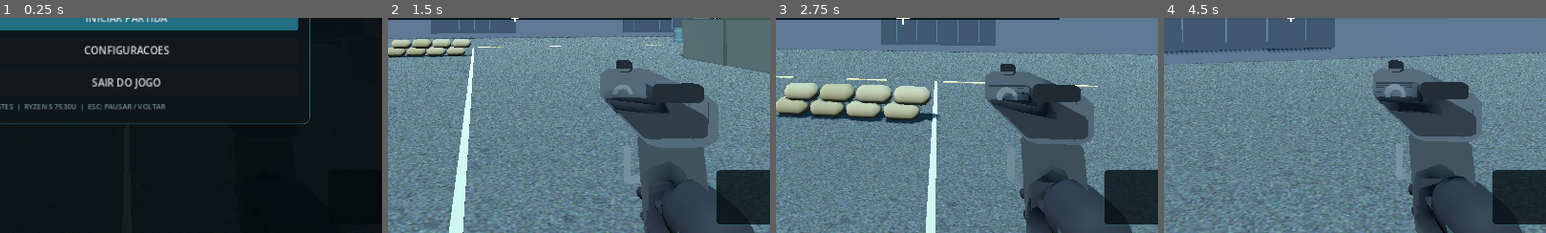
Above: before the commit, frames 1-4 (left to right).
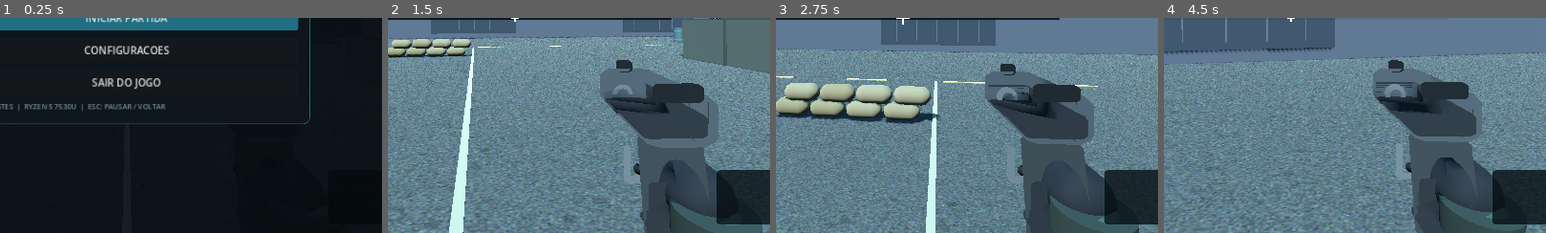
Above: after the commit, the same moments.

Repository: TPollTech/Frontline-Survival
Game: Godot game, scene res://scenes/main.tscn
The game is run twice, just before and just after one commit, with the same random seed, the same clock (stepped at 60 frames per second) and the same inputs.
Inputs (mouse positions are % of the whole screen's width and height, from its top left):
- Up to frame 1 (0.25 s): no input
- Up to frame 2 (1.5 s): click "INICIAR PARTIDA" at 0.5 s; tap Enter at 1.25, 1.35 s; move the mouse to (55, 50) at 1.27 s; hold W from 1.28 s (still down); click (55, 50) at 1.42 s
- Up to frame 3 (2.75 s): keep holding W; tap Space at 1.52, 2.27 s; move the mouse to (45, 50) at 2.02 s; tap Keypad Enter at 2.1 s
- Up to frame 4 (4.5 s): keep holding W; move the mouse to (52, 48) at 2.77 s; tap F at 2.85 s; move the mouse to (49, 52) at 3.52 s; tap 1 at 3.6 s; click (49, 52) at 3.67 s; tap Space at 3.77 s; move the mouse to (57, 51) at 4.27 s; tap 5 at 4.35 s
The pictures show only the part of the screen within x 33-83%, y 50-100%; the shares and areas given below are measured in that part.

The runs differ from the first frame. In frame 2, 1.2% of the frame differs, in the area x 64-98%, y 66-100%; in frame 3, 1.6%; in frame 4, 2.1%, in the area x 63-96%, y 64-100%.

Commit message:
feat(0.9): reposicionar armas e maos em primeira pessoa sem clipagem

Diff:
--- a/scripts/player.gd
+++ b/scripts/player.gd
@@ -21,6 +21,8 @@
 var weapon_model: Node3D
 var viewmodel_root: Node3D
 var hand_rig: Node3D
+var viewmodel_depth: float = 0.0
+var viewmodel_scale: float = 0.95
 var magazine_part: Node3D
 var action_part: Node3D
 var reload_elapsed: float = 0.0
@@ -142,7 +144,7 @@
     camera.fov = lerpf(camera.fov, GameSettings.field_of_view * 0.70 if aim else GameSettings.field_of_view, minf(1.0, delta * 12.0))
     walk_clock += delta * movement.length() * (12.0 if sprinting else 8.0)
     shot_spread_kick = move_toward(shot_spread_kick, 0.0, delta * 1.25)
-    var gun_target := Vector3(0.015, -0.185, -0.44) if aim else Vector3(0.34, -0.27, -0.63)
+    var gun_target := Vector3(0.015, -0.20, -0.59) if aim else Vector3(0.34, -0.27, -0.63)
     gun_target.y += sin(walk_clock) * 0.007 * movement.length()
     recoil = move_toward(recoil, 0.0, delta * 2.0)
     if reloading:
@@ -400,6 +402,10 @@
             child.queue_free()
     magazine_part = null
     action_part = null
+    weapon_model = null
+    # Scale/depth avoid placing long stocks behind the camera's near plane.
+    viewmodel_scale = float({"pistol": 0.95, "smg": 0.84, "rifle": 0.78, "shotgun": 0.70, "lmg": 0.74}.get(weapon_id, 0.84))
+    viewmodel_depth = float({"pistol": 0.0, "smg": -0.14, "rifle": -0.24, "shotgun": -0.24, "lmg": -0.24}.get(weapon_id, -0.14))
     viewmodel_root = Node3D.new()
     viewmodel_root.name = "Viewmodel"
     gun.add_child(viewmodel_root)
@@ -417,7 +423,8 @@
             continue
         part.name = part_name
         viewmodel_root.add_child(part)
-        part.scale = Vector3.ONE * 0.95
+        part.scale = Vector3.ONE * viewmodel_scale
+        part.position.z = viewmodel_depth
         if part_name == "mag":
             magazine_part = part
         elif part_name == "action":
@@ -428,11 +435,13 @@
     hand_rig.name = "Hands"
     viewmodel_root.add_child(hand_rig)
     var long_gun := weapon_id != "pistol"
-    _add_first_person_arm(Vector3(0.30, -0.53, 0.56), Vector3(0.045, -0.20, 0.11), true)
+    var grip_z: float = viewmodel_depth + viewmodel_scale * (0.035 if weapon_id == "pistol" else 0.16)
+    var support_z: float = viewmodel_depth + viewmodel_scale * float({"smg": -0.39, "rifle": -0.48, "shotgun": -0.43, "lmg": -0.55}.get(weapon_id, -0.40))
+    _add_first_person_arm(Vector3(0.30, -0.53, 0.52), Vector3(0.070, -0.18, grip_z), true)
     if long_gun:
-        _add_first_person_arm(Vector3(-0.36, -0.54, 0.38), Vector3(-0.10, -0.16, -0.38), false)
-    var muzzle_z: float = float({"pistol": -0.33, "smg": -0.70, "rifle": -0.96, "shotgun": -1.06, "lmg": -1.16}.get(weapon_id, -0.70))
-    muzzle_flash.position = Vector3(0, 0.02 if weapon_id != "shotgun" else 0.065, muzzle_z)
+        _add_first_person_arm(Vector3(-0.36, -0.54, 0.37), Vector3(-0.075, -0.13, support_z), false)
+    var muzzle_z: float = viewmodel_depth + viewmodel_scale * float({"pistol": -0.31, "smg": -0.69, "rifle": -0.95, "shotgun": -1.04, "lmg": -1.13}.get(weapon_id, -0.69))
+    muzzle_flash.position = Vector3(0, viewmodel_scale * (0.065 if weapon_id == "shotgun" else 0.02), muzzle_z)
     equip_anim_timer = 0.34
 
 func _animate_viewmodel(delta: float, sprinting: bool) -> void:
@@ -456,15 +465,15 @@
     var rot_target := Vector3(0.09 * reload_tilt + 0.06 * shot_anim, 0.0, -0.20 * reload_tilt + 0.36 * melee_punch + 0.065 * damage_anim)
     viewmodel_root.rotation = viewmodel_root.rotation.lerp(rot_target, minf(1.0, delta * 17.0))
     if is_instance_valid(magazine_part):
-        var mag_target := Vector3(0.06 * mag_out, -0.29 * mag_out, 0.045 * mag_out)
+        var mag_target := Vector3(0.06 * mag_out, -0.29 * mag_out, viewmodel_depth + 0.045 * mag_out)
         magazine_part.position = magazine_part.position.lerp(mag_target, minf(1.0, delta * 30.0))
         magazine_part.rotation.z = lerpf(magazine_part.rotation.z, 0.22 * mag_out, minf(1.0, delta * 27.0))
     if is_instance_valid(action_part):
         var cycling := 0.048 * shot_anim
         var rack := 0.055 * (sin(t * PI * 3.0) ** 2.0) if reloading and t > 0.67 else 0.0
-        var action_target := Vector3(0, 0, cycling + rack + pump)
+        var action_target := Vector3(0, 0, viewmodel_depth + cycling + rack + pump)
         action_part.position = action_part.position.lerp(action_target, minf(1.0, delta * 26.0))
-    var hand_target := Vector3(0.0, -0.11 * mag_out, 0.0)
+    var hand_target := Vector3(0.0, -0.07 * mag_out, 0.0)
     hand_rig.position = hand_rig.position.lerp(hand_target, minf(1.0, delta * 16.0))
     hand_rig.rotation.z = lerpf(hand_rig.rotation.z, 0.12 * mag_out, minf(1.0, delta * 15.0))
 
